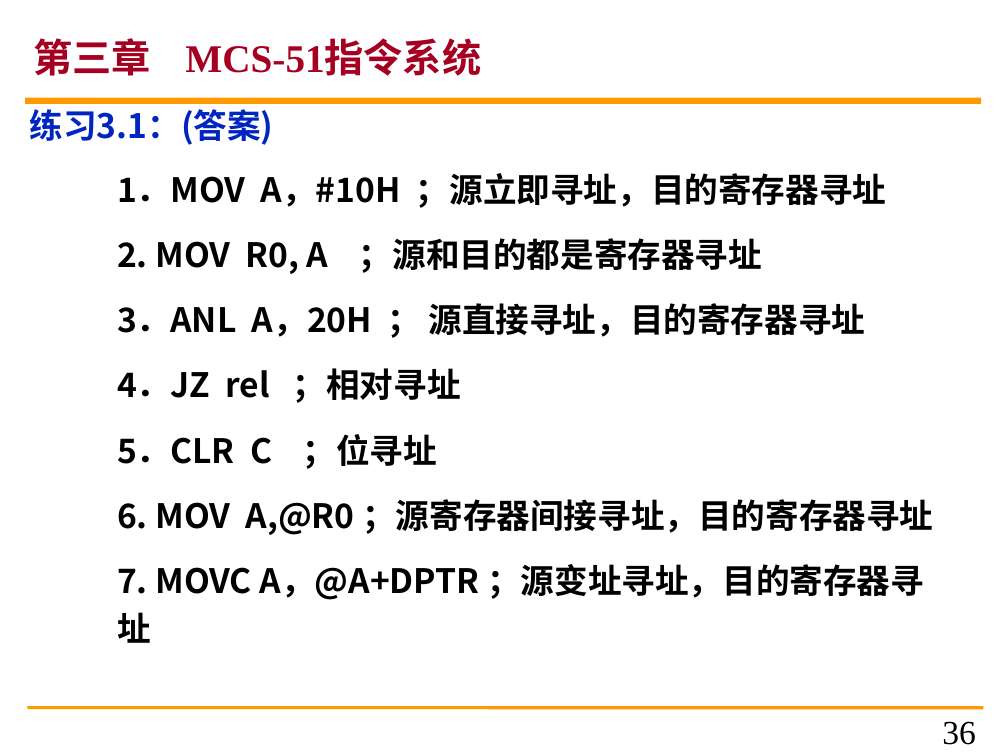
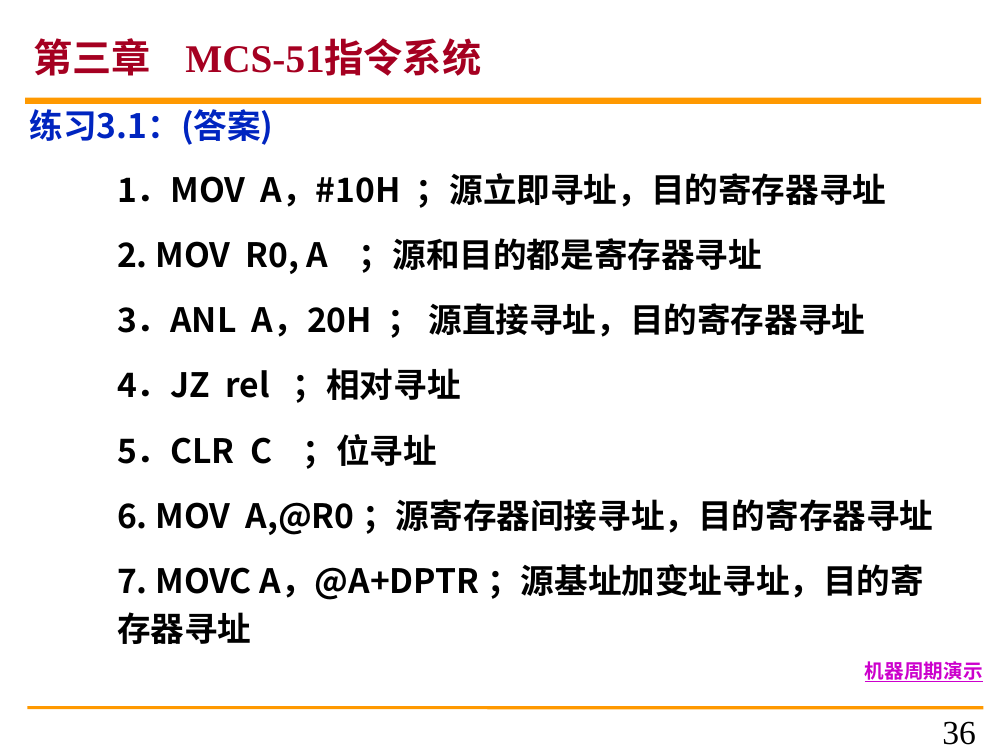
Before and after one commit to caizi333333/Educog-micro2026, a slide deck: slide 36 of public/resources/course/courseware/u3/ch3-v4.pptx. Drawn at 1008x756 pixels with LibreOffice and Linux fonts; fonts in the diff are those of the drawing. Boxes give left, top, right and bottom in pixels: in the first picture for what was removed or moved away, otherwise in the second. Text is boxed around its words. In the diff, an @@ line names an element or a change of style, - is before the commit and + after.

```diff
--- a/public/resources/course/courseware/u3/ch3-v4.pptx
+++ b/public/resources/course/courseware/u3/ch3-v4.pptx
@@ text at (117,564,924,644): text changed @@
-7. MOVC A，@A+DPTR ；源变址寻址，目的寄存器寻址
+7. MOVC A，@A+DPTR ；源基址加变址寻址，目的寄存器寻址
@@ text added at (865,661,983,682), 14 pt, text #CC00CC, bold, underline @@
+机器周期演示
```
Also in this commit, not shown: 15 other slides changed, 11 other files.
